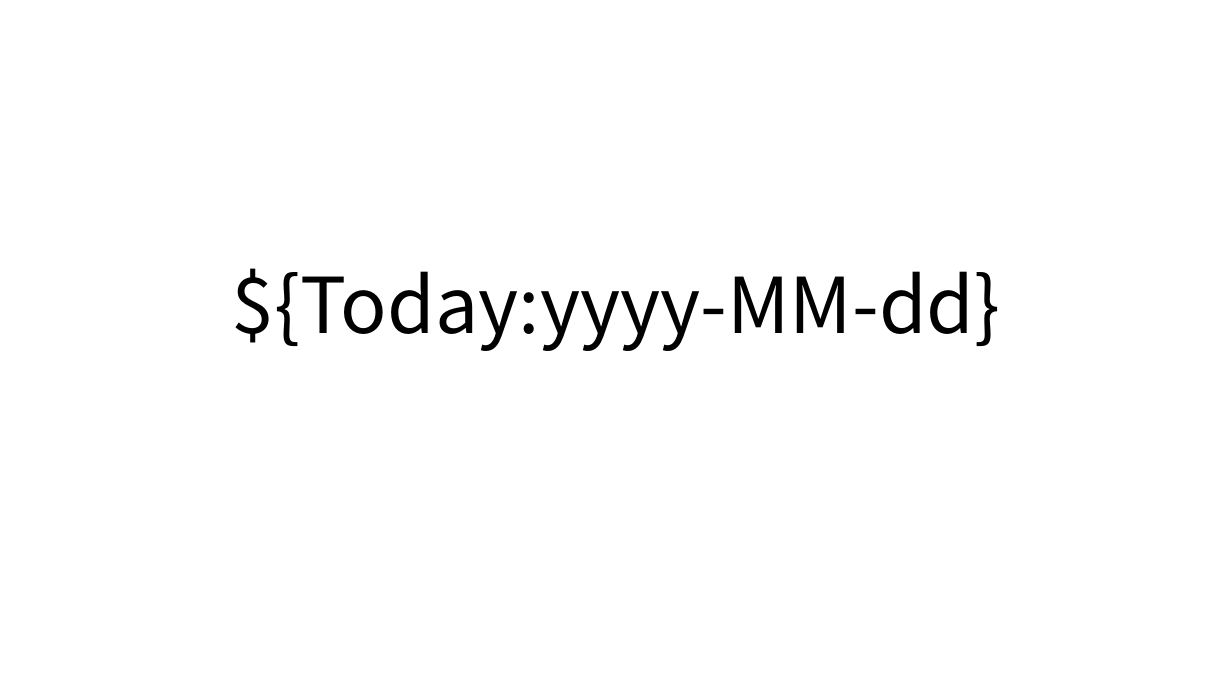
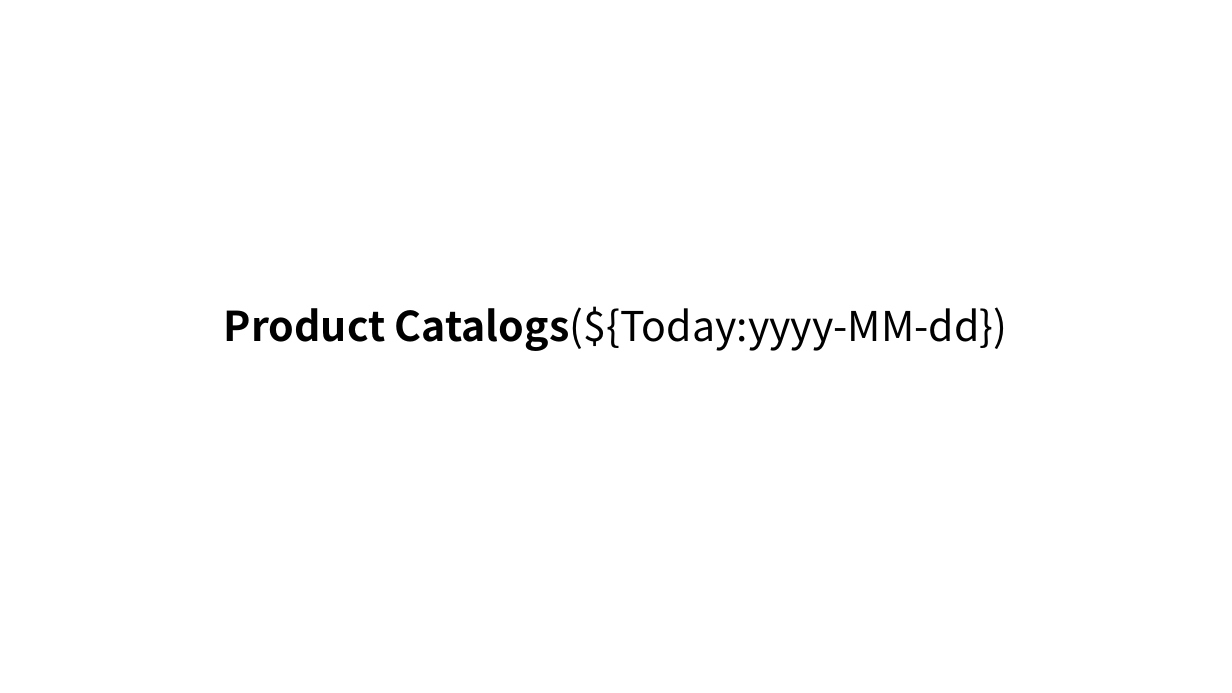
Before and after one commit to iyulab/DocuChef, a slide deck: slide 1 of src/DocuChef.TestConsoleApp/files/ppt/TEST.pptx. Drawn at 1232x693 pixels with LibreOffice and Linux fonts; fonts in the diff are those of the drawing. Boxes give left, top, right and bottom in pixels: in the first picture for what was removed or moved away, otherwise in the second. Text is boxed around its words. In the diff, an @@ line names an element or a change of style, - is before the commit and + after.

Commit message:
Refactor Test1 to accept a filename parameter for template processing and update related method calls; enhance SlideTextExtractor and DataBinder for improved handling of Korean text and expression processing.

```diff
--- a/src/DocuChef.TestConsoleApp/files/ppt/TEST.pptx
+++ b/src/DocuChef.TestConsoleApp/files/ppt/TEST.pptx
@@ title at box(224, 306, 1008, 351): text changed; size 60 to 32 pt @@
-${Today:yyyy-MM-dd}
+Product Catalogs(${Today:yyyy-MM-dd})
```
Also in this commit, not shown: 6 other files.
